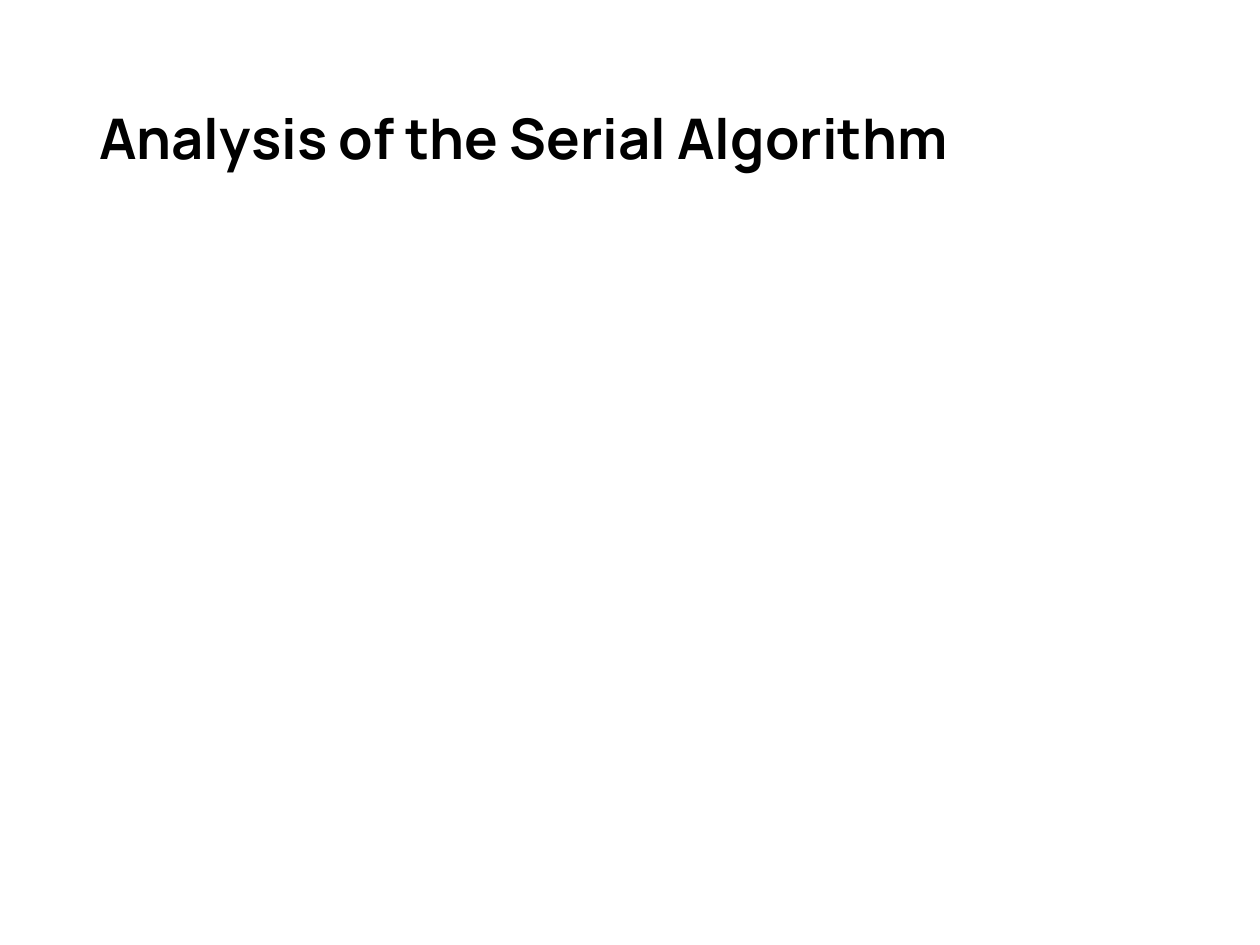
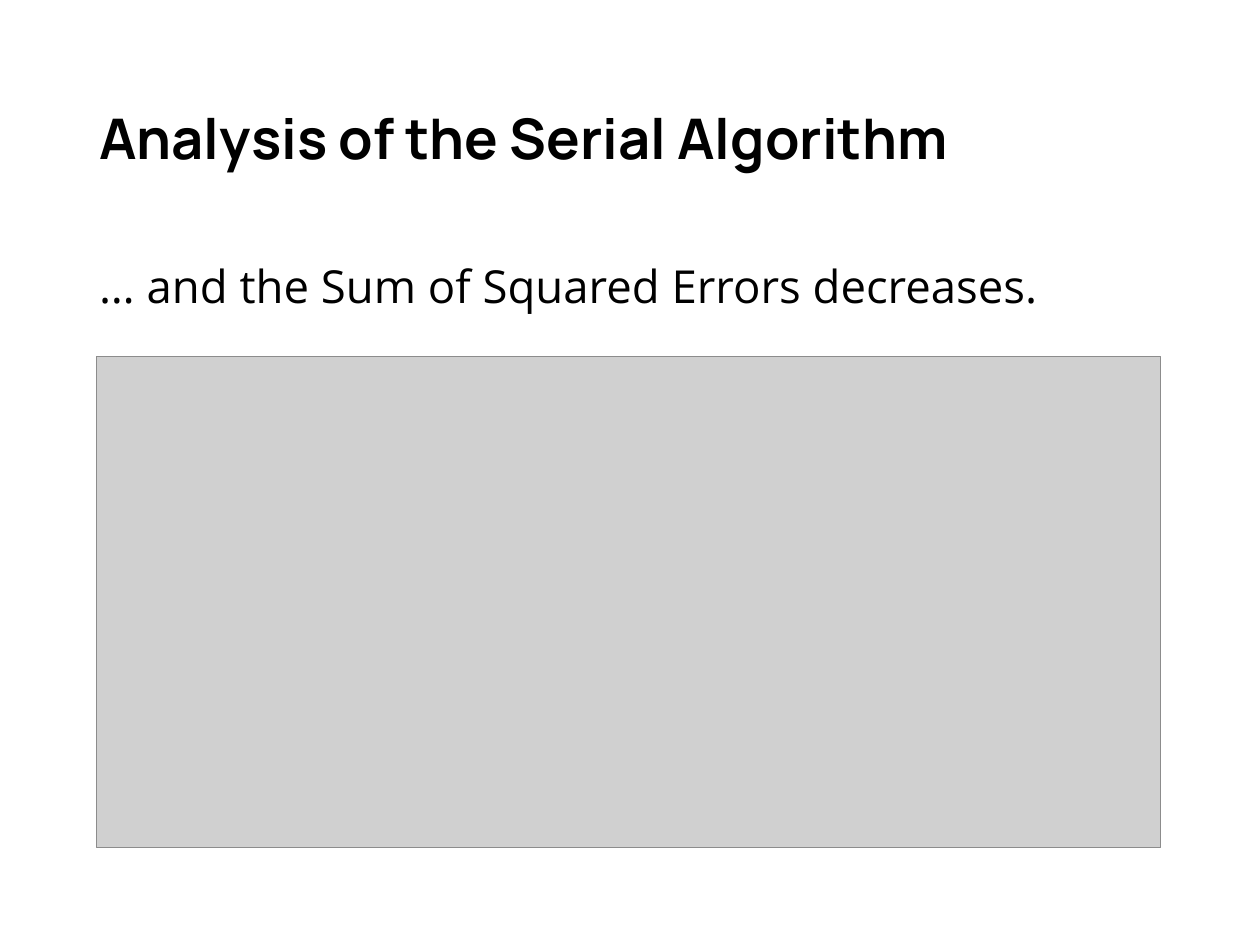
Before and after one commit to gabrielemirando/image-segmentation, a slide deck: slide 5 of docs/pres.pptx (slide 2 before the commit). Drawn at 1260x945 pixels with LibreOffice and Linux fonts; fonts in the diff are those of the drawing; grey boxes stand for pictures; background and template pictures are left out. Boxes give left, top, right and bottom in pixels: in the first picture for what was removed or moved away, otherwise in the second. Text is boxed around its words. In the diff, an @@ line names an element or a change of style, - is before the commit and + after.

Commit message:
presentation dev

```diff
--- a/docs/pres.pptx
+++ b/docs/pres.pptx
@@ text added at box(147, 268, 1038, 314), 26 pt, text #000000 @@
+… and the Sum of Squared Errors decreases.
@@ picture added at box(97, 357, 1162, 848) @@
```
Also in this commit, not shown: 2 other slides changed, 10 slides added, 1 slide removed, 2 other files.
